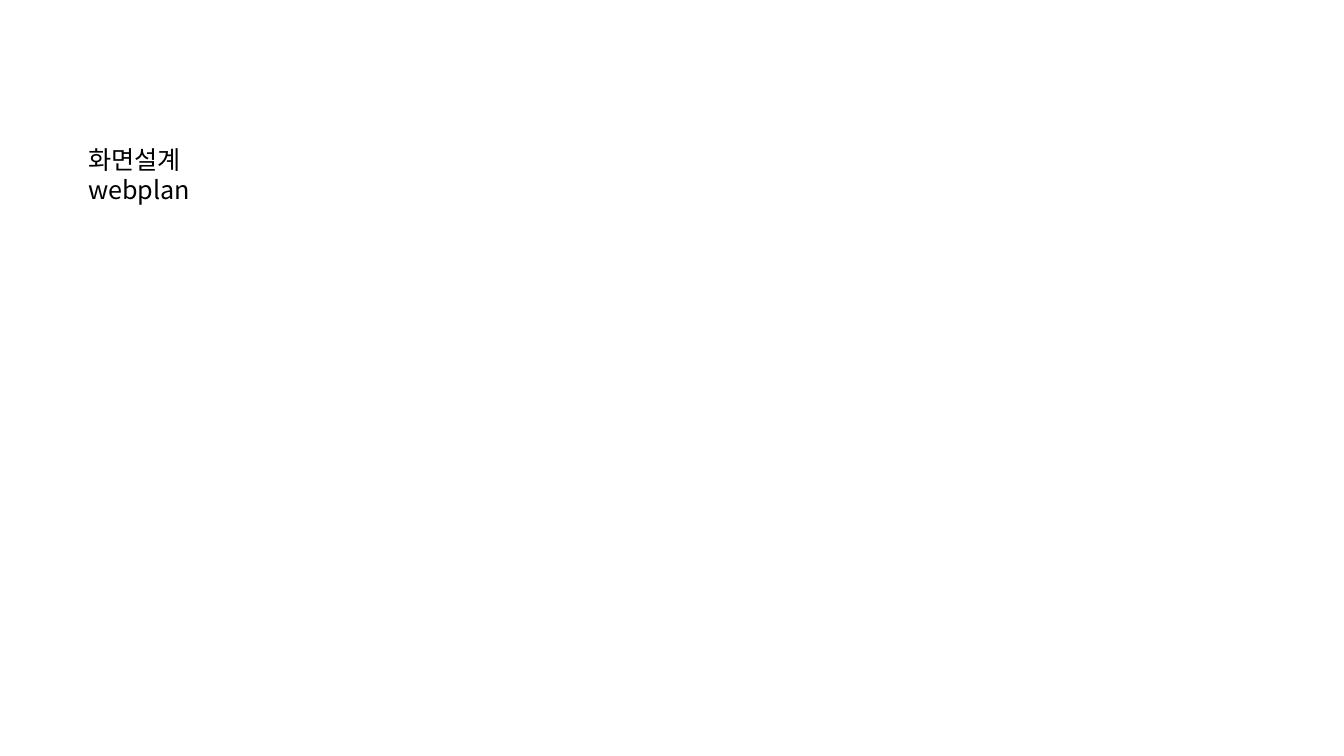
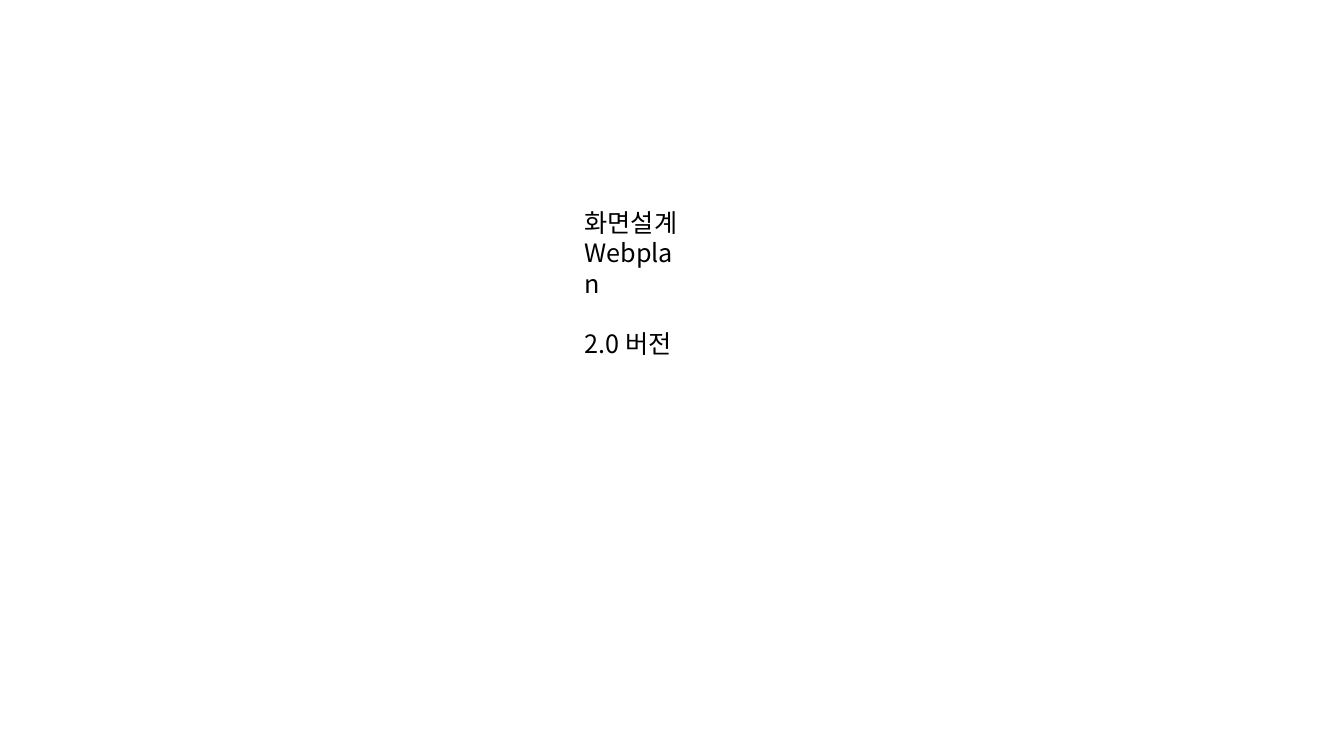
Before and after one commit to iamiandu/shoppingmall, a slide deck: slide 1 of 화면설계.pptx. Drawn at 1344x756 pixels with LibreOffice and Linux fonts; fonts in the diff are those of the drawing. Boxes give left, top, right and bottom in pixels: in the first picture for what was removed or moved away, otherwise in the second. Text is boxed around its words. In the diff, an @@ line names an element or a change of style, - is before the commit and + after.

Commit message:
화면설계 버전2

```diff
--- a/화면설계.pptx
+++ b/화면설계.pptx
@@ text "화면설계": place and size @@
-text "화면설계" at [88, 148, 190, 205]
+text "화면설계" at [585, 211, 678, 355]
@@ text at [585, 332, 671, 355]: text changed @@
-webplan
+Webplan
+2.0 버전
```
